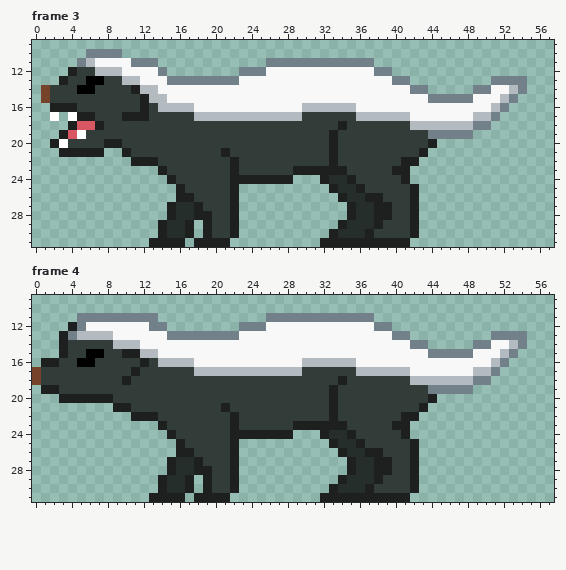
Pixel-art file: Aseprite/Ratel.aseprite. The first picture shows the starting point.
64x32 pixels, 4 frames. Shown: frame 3: x 0..57, y 9..31; frame 4: x 0..57, y 9..31.
New version:
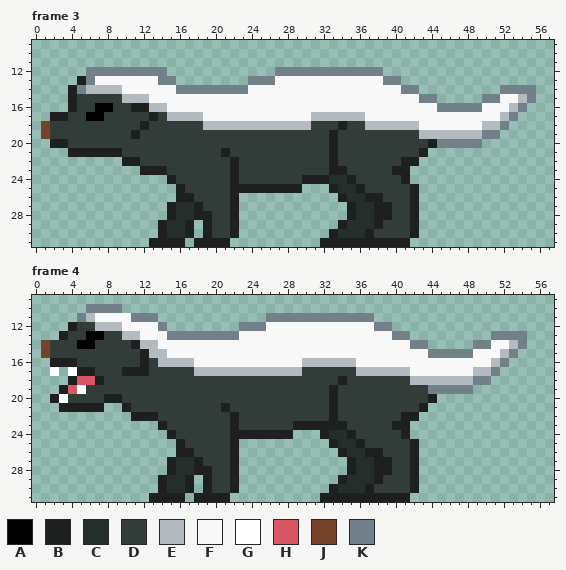
Palette (. is transparent): A #000000  B #1d201f  C #262e2c  D #323c39  E #b3bbc0  F #f8f8f8  G #ffffff  H #d95763  J #764229  K #718089
Difference:
Changed rows in their new state; - is an unchanged pixel.
Frame 3:
first column x 1:
10 -----....----------------------------------------------
11 ----.........------------............------------------
12 ---..KKKKKKKK---------....KKKKKKKKKKK-.----------------
13 --..BKFFFFF--K-........KKK------------K-.---------....-
14 ...BKEEEEFFFF--KKKKKKKK-----------------K-.-----...KK-K
15 ...B-----EEEFF----------------------------K-.....KKFFEK
16 -..---AA--B-E-FFF------------FFFFFF---------KKKKK-FFEK-
17 -BBDDAA--DDDB-EEE-FFFFFFFFFFFFEEEEE-FFFFF-------FFFEK--
18 JDDDDDD----B------EEEEEEEEEEEE------EEEEE-FFFFFFFEEK---
19 JDDDD-----B-------------------------------EEEEEEEKK----
20 --B----DD-----------------------------------KKKKK------
21 --.----BBD---------------------------------------------
22 ---------B-DD------------------------------------------
23 -----------BB---------------DDDD-----------------------
24 ----------------------DDDDDDDBB------------------------
25 ----------------------BBBBBBB--------------------------
Frame 4:
first column x 0:
10 ------KKKK-----
11 ------EFFFF----
12 -----DDEEE---F-
13 ----DDAADDEE---
14 -JDD-AA--DDBEE-
15 -JDD--DD--DDB-E
16 -.-BBDD--------
17 ..G.GBB---B-B--
18 ....BHHB--D----
19 -..BHG---------
20 --BGDDDD-B-----
21 ---BBBBB-.-----
